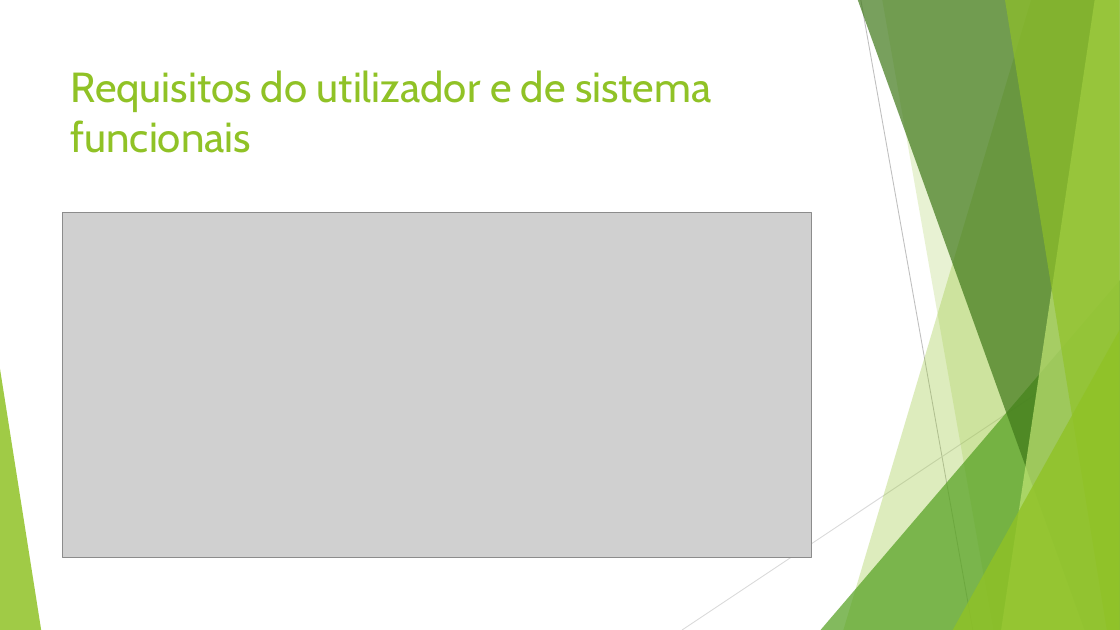
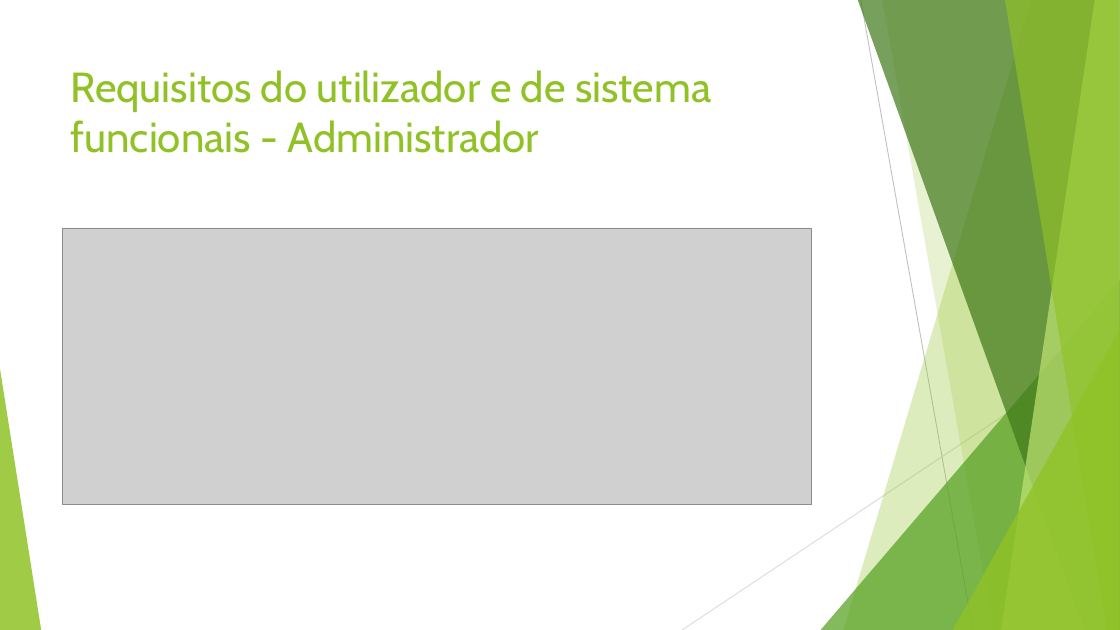
Before and after one commit to vitorjrc/babysitting-system, a slide deck: slide 27 of relatorio/Fase 2/LI4.pptx (slide 32 before the commit). Drawn at 1120x630 pixels with LibreOffice and Linux fonts; fonts in the diff are those of the drawing; grey boxes stand for pictures. Boxes give left, top, right and bottom in pixels: in the first picture for what was removed or moved away, otherwise in the second. Text is boxed around its words. In the diff, an @@ line names an element or a change of style, - is before the commit and + after.

```diff
--- a/relatorio/Fase 2/LI4.pptx
+++ b/relatorio/Fase 2/LI4.pptx
@@ title at box(71, 70, 711, 153): text changed @@
-Requisitos do utilizador e de sistema funcionais
+Requisitos do utilizador e de sistema funcionais - Administrador
@@ picture: place and size @@
-picture at box(62, 213, 812, 557)
+picture at box(62, 228, 812, 504)
```
Also in this commit, not shown: 10 other slides changed, 6 slides added, 7 slides removed.
